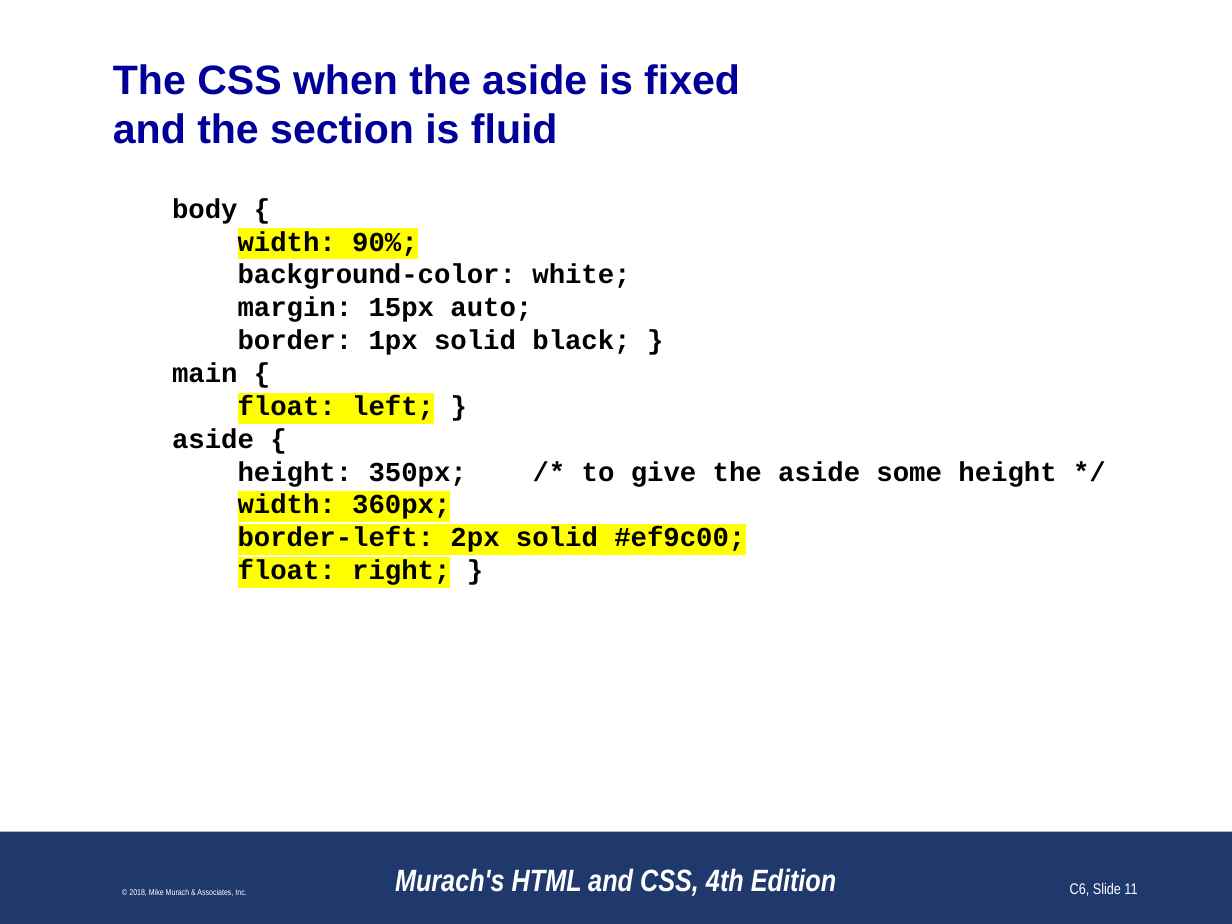
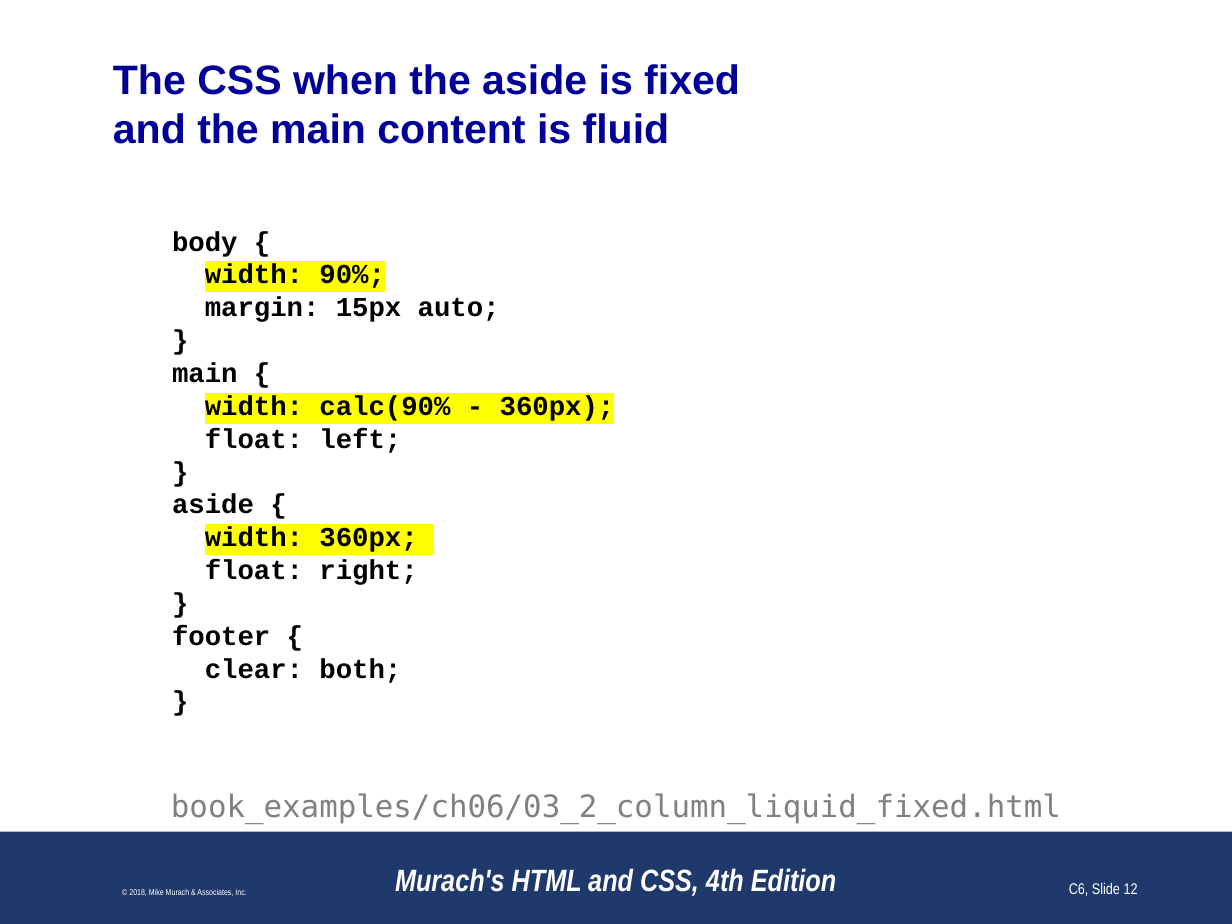
Before and after one commit to paulsmithkc/awd1000_base_lab_and_homework, a slide deck: slide 12 of murach_html_4e/slides/Chapter 6 slides (Revised).pptx (slide 11 before the commit). Drawn at 1232x924 pixels with LibreOffice and Linux fonts; fonts in the diff are those of the drawing; background and template pictures are left out. Boxes give left, top, right and bottom in pixels: in the first picture for what was removed or moved away, otherwise in the second. Text is boxed around its words. In the diff, an @@ line names an element or a change of style, - is before the commit and + after.

```diff
--- a/murach_html_4e/slides/Chapter 6 slides (Revised).pptx
+++ b/murach_html_4e/slides/Chapter 6 slides (Revised).pptx
@@ title at bbox=[113, 64, 740, 144]: text changed @@
-The CSS when the aside is fixed
-and the section is fluid
+The CSS when the aside is fixed
+and the main content is fluid
@@ text at bbox=[172, 231, 500, 514]: highlight #FFFFFF to none in "body {", "margin: 15px auto;", "main {", "aside {" @@
@@ text at bbox=[238, 264, 630, 289]: paragraph removed @@
-background-color: white;
@@ text at bbox=[238, 330, 630, 355]: text changed @@
-border: 1px solid black; }
+}
@@ text at bbox=[205, 396, 615, 453]: text changed @@
-float: left; }
+width: calc(90% - 360px);
+float: left;
+}
@@ text at bbox=[238, 461, 1056, 487]: paragraph removed @@
-height: 350px; /* to give the aside some height */
@@ text at bbox=[172, 560, 417, 683]: text changed @@
-border-left: 2px solid #ef9c00;
-float: right; }
+float: right;
+}
+footer {
+clear: both;
+}
@@ text added at bbox=[171, 793, 1061, 824], 18 pt, text #808080 @@
+book_examples/ch06/03_2_column_liquid_fixed.html
@@ page number at bbox=[1069, 883, 1138, 896]: text changed @@
-C6, Slide 11
+C6, Slide 12
```
Also in this commit, not shown: 26 other slides changed, 1 slide added, 3 slides removed.
